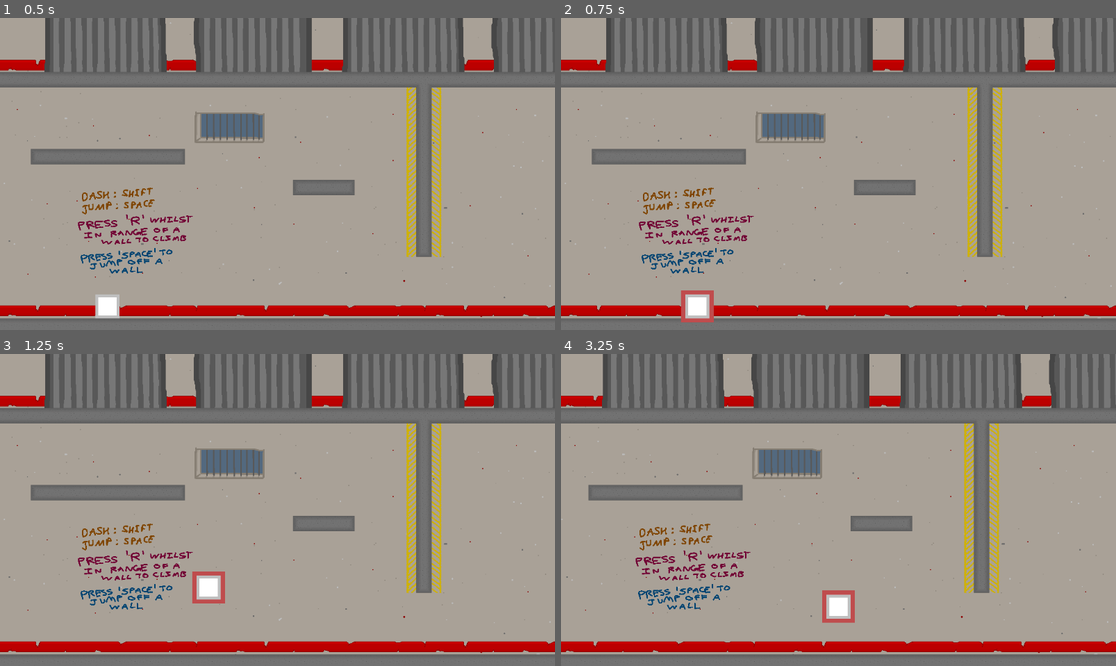
Above: before the commit, frames 1-4 (two rows, left to right).
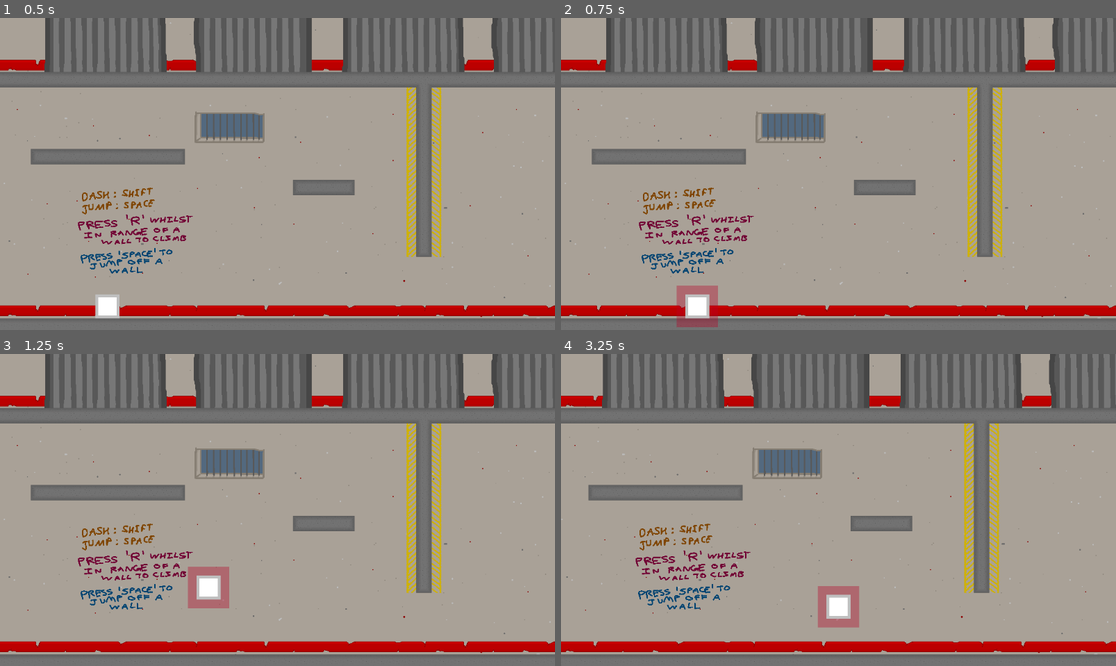
Above: after the commit, the same moments.

Repository: 19PettitR/the-swarm
Game: Godot game, scene res://main.tscn
Same seed, same stepped clock (60 frames per second), same inputs: the game is played once before the commit and once after it.
Inputs:
- Up to frame 1 (0.5 s): no input
- Up to frame 2 (0.75 s): tap Enter at 0.5 s; hold D (right) from 0.53 s (still down); tap E (attack) at 0.6 s
- Up to frame 3 (1.25 s): keep holding D (right); tap Space (jump) at 0.77 s; tap R (climb) at 0.8 s
- Up to frame 4 (3.25 s): tap R (climb) at 1.35, 2.3, 2.85 s; tap Space (jump) at 1.52, 3.02 s; tap E (attack) at 1.55, 2.1, 3.05 s; release D (right) at 2.03 s; hold A (left) 2.03-2.78 s; hold D (right) from 2.78 s (still down)

Frame 1 is identical in both runs. In frame 2, 0.6% of the frame differs, in the area x 20-29%, y 85-100%; in frame 3, 0.7%, in the area x 33-42%, y 68-82%; in frame 4, 0.6%.

Commit message:
milestone 3
chat is it finished?

Diff:
--- /dev/null
+++ b/Enemies/Level 1/attack_box.gd
@@ -0,0 +1,20 @@
+class_name AttackBox extends Area2D
+
+
+## Connects the area entered signal to the necessary subroutine
+func _ready() -> void:
+	area_entered.connect(_hurt_player)
+
+
+## Runs if the attack box has been entered
+func _hurt_player(p: Node2D) -> void:
+	# Check if the area that entered the attack box is the player hit box
+	if p == PlayerManager.hit_box:
+		# Player should not take damage whilst attacking the enemy
+		if not PlayerManager.player.is_attacking:
+			# If the enemy is attacking during collision, player takes their strength as damage
+			if self.get_parent().enemy_is_attacking:
+				PlayerManager.player_health(-self.get_parent().enemy_strength)
+			# If the enemy and player bump, damage is half strength and slightly randomised
+			else:
+				PlayerManager.player_health(-((self.get_parent().enemy_strength/2)+randi_range(-2, 4)))
--- a/Enemies/Level 1/enemy_1.gd
+++ b/Enemies/Level 1/enemy_1.gd
@@ -1,4 +1,4 @@
-class_name enemy extends CharacterBody2D
+class_name Enemy extends CharacterBody2D
 
 # Needed to detect when the enemy has been hit
 @onready var hit_box: HitBox = $HitBox
--- a/Enemies/Level 1/enemy_1.tscn
+++ b/Enemies/Level 1/enemy_1.tscn
@@ -1,8 +1,9 @@
-[gd_scene load_steps=8 format=3 uid="uid://bunul34g0qaq6"]
+[gd_scene load_steps=9 format=3 uid="uid://bunul34g0qaq6"]
 
 [ext_resource type="Texture2D" uid="uid://l4qjftvfjxod" path="res://Enemies/Level 1/enemy_1.png" id="1_5ija4"]
 [ext_resource type="Script" path="res://Enemies/Level 1/enemy_1.gd" id="1_y16c4"]
 [ext_resource type="PackedScene" uid="uid://dqk7rg8jx3l16" path="res://Enemies/Hit Box.tscn" id="3_cuqut"]
+[ext_resource type="Script" path="res://Enemies/Level 1/attack_box.gd" id="3_xy0t4"]
 [ext_resource type="PackedScene" uid="uid://ct8i2nhmkwntj" path="res://Enemies/Detection Range.tscn" id="4_ra8c5"]
 [ext_resource type="PackedScene" uid="uid://bg62inay80wli" path="res://Enemies/Attack Range.tscn" id="5_awd0v"]
 
@@ -23,6 +24,7 @@
 shape = SubResource("RectangleShape2D_p505t")
 
 [node name="Attack Box" type="Area2D" parent="."]
+script = ExtResource("3_xy0t4")
 
 [node name="CollisionShape2D" type="CollisionShape2D" parent="Attack Box"]
 shape = SubResource("RectangleShape2D_kaloc")
--- a/Globals/player_manager.gd
+++ b/Globals/player_manager.gd
@@ -3,6 +3,7 @@
 @onready var player : CharacterBody2D = get_node("/root/Node2D/Player")
 # Needed so the enemies can detect when they are being attacked
 @onready var attack_range : Area2D = get_node("/root/Node2D/Player/Attack Range")
+@onready var hit_box : Area2D = get_node("/root/Node2D/Player/Hit Box")
 
 ## Before anything else, wait for the first process frame since globals load first
 func _ready() -> void:
@@ -20,3 +21,18 @@
 		player.climb_minimum = c_min
 	else:
 		player.in_climbing_range = false
+
+
+## Handles player taking damage
+func player_health(s:int) -> void:
+	# Player should die if their health goes below 0
+	if player.health + s <= 0:
+		_player_die()
+	else:
+		player.health += s
+	print(player.health)
+
+
+## Handles player death
+func _player_die() -> void:
+	print("player has died")
--- a/Player/attack_range.tscn
+++ b/Player/attack_range.tscn
@@ -1,6 +1,6 @@
 [gd_scene load_steps=3 format=3 uid="uid://byhd0sjppbcv8"]
 
-[ext_resource type="Texture2D" uid="uid://d0r13c5qp7byj" path="res://Player/square.png" id="1_6a6uh"]
+[ext_resource type="Texture2D" uid="uid://cy3livix15ghl" path="res://Player/attack_range.png" id="1_xvcv7"]
 
 [sub_resource type="RectangleShape2D" id="RectangleShape2D_8r57c"]
 
@@ -8,9 +8,9 @@
 visible = false
 
 [node name="Sprite2D" type="Sprite2D" parent="."]
-modulate = Color(1, 0.397176, 0.401648, 1)
-scale = Vector2(0.252255, 0.252255)
-texture = ExtResource("1_6a6uh")
+modulate = Color(0.721519, 0, 0.143115, 0.360784)
+scale = Vector2(0.0624212, 0.0624212)
+texture = ExtResource("1_xvcv7")
 
 [node name="CollisionShape2D" type="CollisionShape2D" parent="."]
 shape = SubResource("RectangleShape2D_8r57c")
--- a/Player/p_hit_box.gd
+++ /dev/null
@@ -1,11 +0,0 @@
-extends Area2D
-
-
-# Called when the node enters the scene tree for the first time.
-func _ready() -> void:
-	pass # Replace with function body.
-
-
-# Called every frame. 'delta' is the elapsed time since the previous frame.
-func _process(delta: float) -> void:
-	pass
--- a/Player/player.tscn
+++ b/Player/player.tscn
@@ -1,8 +1,7 @@
-[gd_scene load_steps=7 format=3 uid="uid://c3f0kuo0h1p3f"]
+[gd_scene load_steps=6 format=3 uid="uid://c3f0kuo0h1p3f"]
 
 [ext_resource type="Script" path="res://Player/player.gd" id="1_7kge0"]
 [ext_resource type="Texture2D" uid="uid://d0r13c5qp7byj" path="res://Player/square.png" id="1_xryv0"]
-[ext_resource type="Script" path="res://Player/p_hit_box.gd" id="2_plhwh"]
 [ext_resource type="PackedScene" uid="uid://byhd0sjppbcv8" path="res://Player/attack_range.tscn" id="3_5fr8b"]
 
 [sub_resource type="RectangleShape2D" id="RectangleShape2D_ssqjo"]
@@ -18,7 +17,6 @@
 shape = SubResource("RectangleShape2D_ssqjo")
 
 [node name="Hit Box" type="Area2D" parent="."]
-script = ExtResource("2_plhwh")
 
 [node name="CollisionShape2D" type="CollisionShape2D" parent="Hit Box"]
 shape = SubResource("RectangleShape2D_n8ias")
@@ -31,7 +29,7 @@
 limit_bottom = 1944
 
 [node name="Attack Range" parent="." instance=ExtResource("3_5fr8b")]
-scale = Vector2(5.24791, 5.24791)
+scale = Vector2(6.83476, 6.83476)
 
 [node name="Sprite2D" type="Sprite2D" parent="."]
 texture_filter = 1
--- a/project.godot
+++ b/project.godot
@@ -59,6 +59,7 @@
 attack={
 "deadzone": 0.5,
 "events": [Object(InputEventKey,"resource_local_to_scene":false,"resource_name":"","device":-1,"window_id":0,"alt_press …(192 unchanged characters)…
+, Object(InputEventMouseButton,"resource_local_to_scene":false,"resource_name":"","device":-1,"window_id":0,"alt_pressed":false,"shift_pressed":false,"ctrl_pressed":false,"meta_pressed":false,"button_mask":0,"position":Vector2(0, 0),"global_position":Vector2(0, 0),"factor":1.0,"button_index":1,"canceled":false,"pressed":false,"double_click":false,"script":null)
 ]
 }
 climb={
Binary file changed: Enemies/Level 1/enemy_1.png
Binary file added: Player/attack_range.png
Not shown, added: Player/attack_range.png.import
Not shown, changed: Enemies/Level 1/enemy_1.png~
